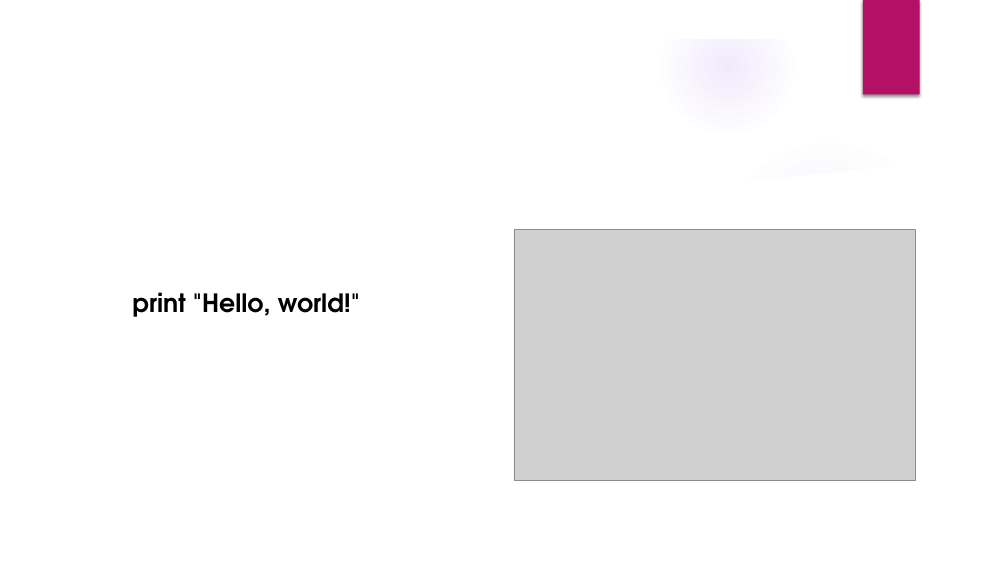
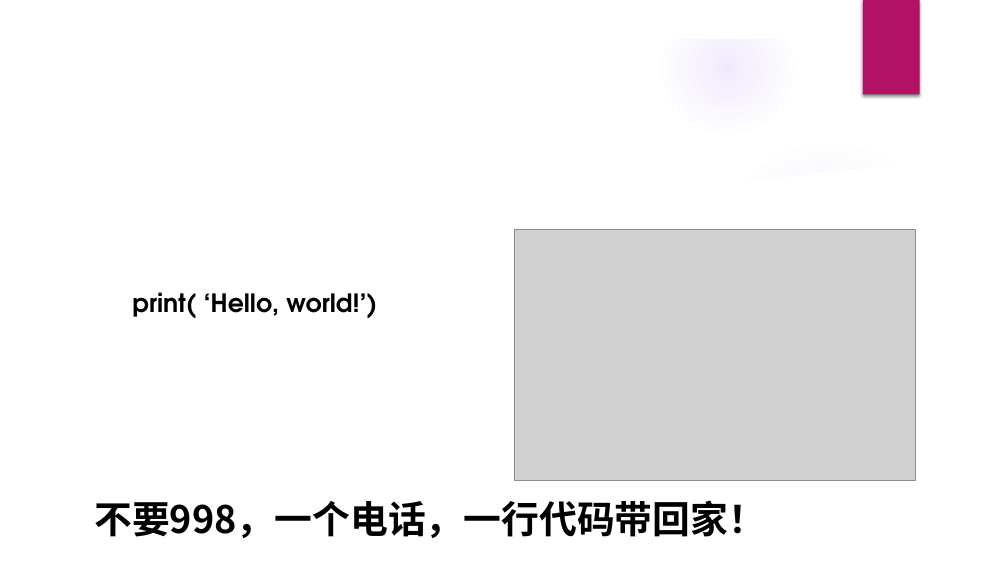
Before and after one commit to littlehb/ShaoHuiLin, a slide deck: slide 7 of Python课程/第1课-python入门/python入门.pptx (slide 6 before the commit). Drawn at 1008x567 pixels with LibreOffice and Linux fonts; fonts in the diff are those of the drawing; grey boxes stand for pictures; background and template pictures are left out. Boxes give left, top, right and bottom in pixels: in the first picture for what was removed or moved away, otherwise in the second. Text is boxed around its words. In the diff, an @@ line names an element or a change of style, - is before the commit and + after.

```diff
--- a/Python课程/第1课-python入门/python入门.pptx
+++ b/Python课程/第1课-python入门/python入门.pptx
@@ text at box(132, 292, 377, 318): text changed @@
-print "Hello, world!"
+print( ‘Hello, world!’)
@@ text added at box(94, 500, 766, 538), 36 pt, text #000000, bold @@
+不要998，一个电话，一行代码带回家！
```
Also in this commit, not shown: 3 other slides changed, 7 slides added.
